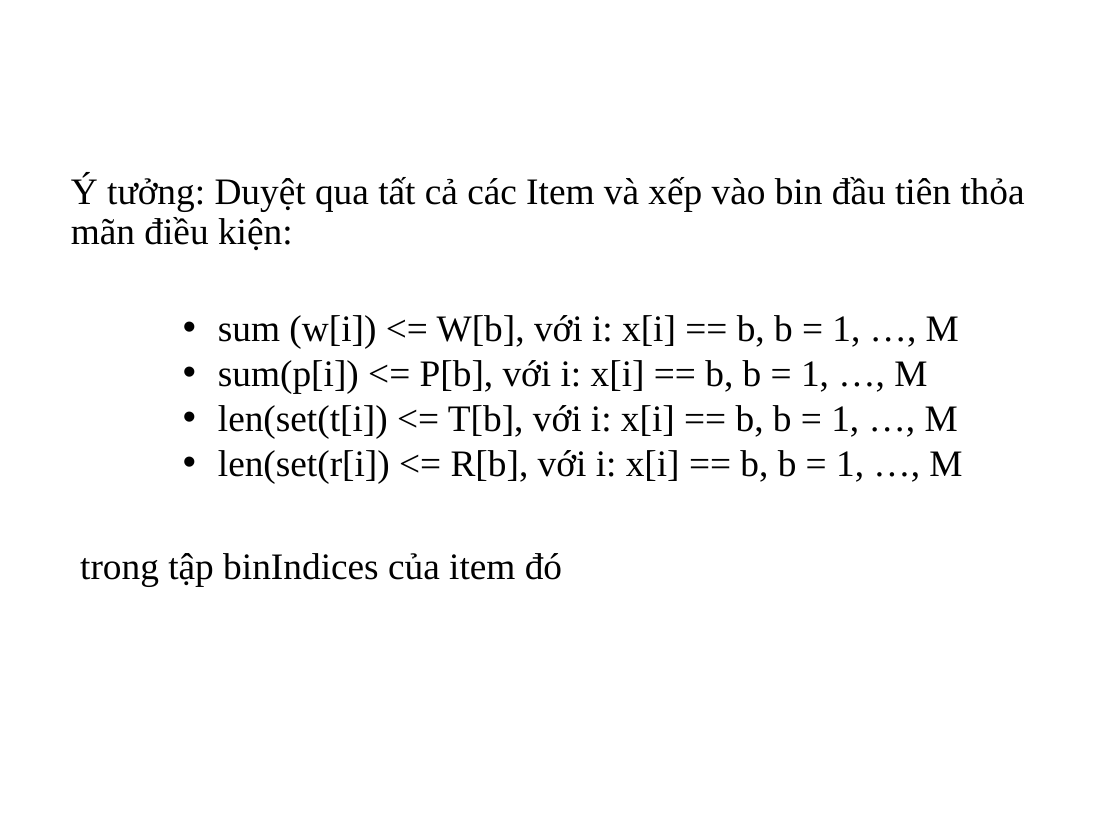
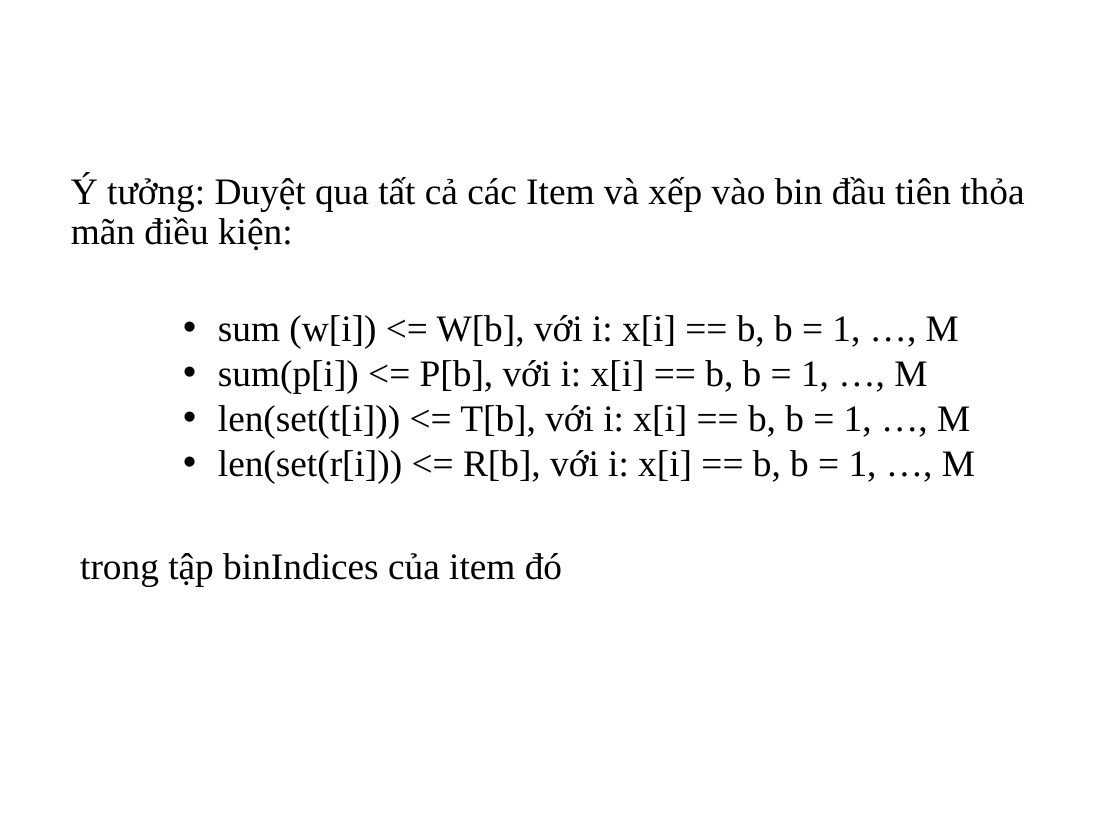
Before and after one commit to dungkhmt/CourseCPCBLS, a slide deck: slide 6 of OpenCBLS/src/khmtk60/miniprojects/G9/Bao cao G9.pptx (slide 5 before the commit). Drawn at 1120x840 pixels with LibreOffice and Linux fonts; fonts in the diff are those of the drawing; background and template pictures are left out. Boxes give left, top, right and bottom in pixels: in the first picture for what was removed or moved away, otherwise in the second. Text is boxed around its words. In the diff, an @@ line names an element or a change of style, - is before the commit and + after.

```diff
--- a/OpenCBLS/src/khmtk60/miniprojects/G9/Bao cao G9.pptx
+++ b/OpenCBLS/src/khmtk60/miniprojects/G9/Bao cao G9.pptx
@@ text at <box>218,405,975,483</box>: text changed @@
-    • len(set(t[i]) <= T[b], với i: x[i] == b, b = 1, …, M
-    • len(set(r[i]) <= R[b], với i: x[i] == b, b = 1, …, M
+    • len(set(t[i])) <= T[b], với i: x[i] == b, b = 1, …, M
+    • len(set(r[i])) <= R[b], với i: x[i] == b, b = 1, …, M
```
Also in this commit, not shown: 5 other slides changed, 4 slides added, 12 other files.
